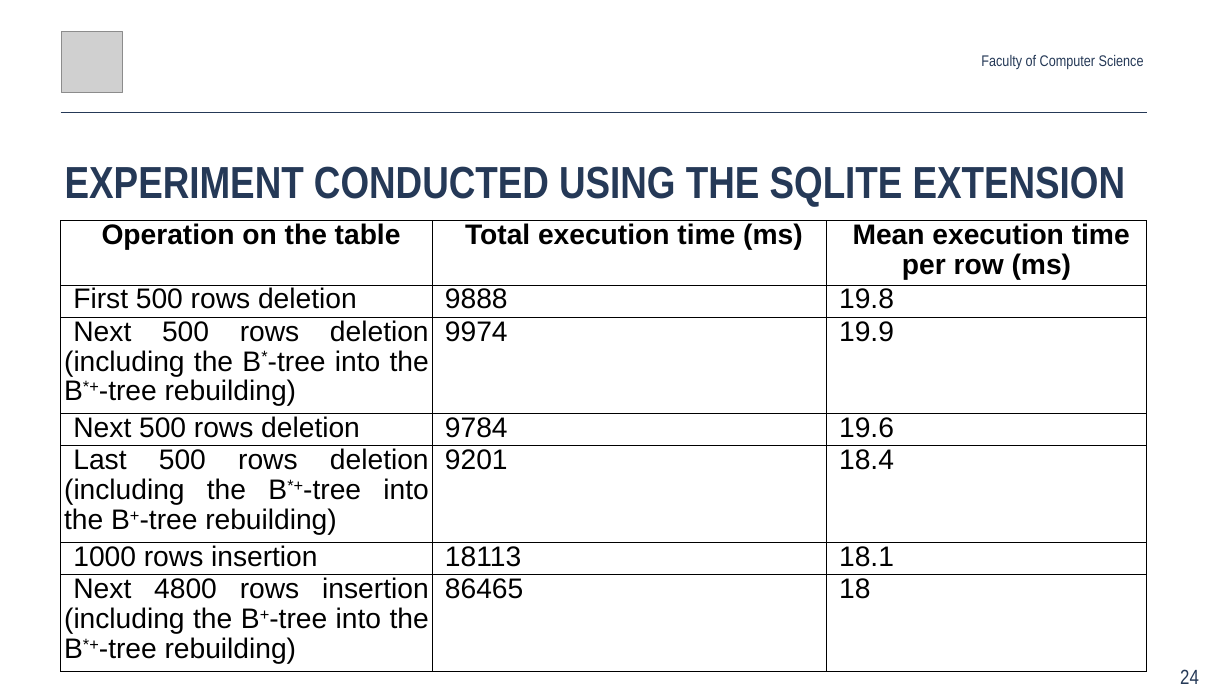
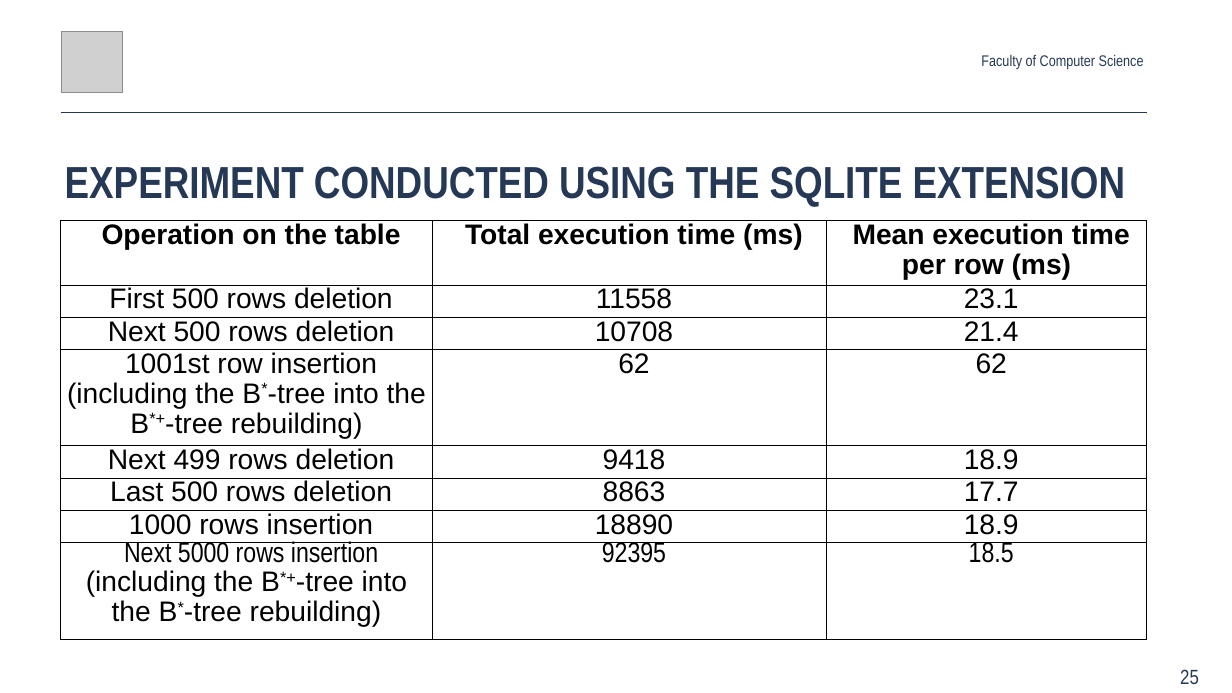
Before and after one commit to Glost/btrees_2019, a slide deck: slide 25 of root/docs/slides/Anton_Rigin_SYRCoSE_2019.pptx (slide 24 before the commit). Drawn at 1232x693 pixels with LibreOffice and Linux fonts; fonts in the diff are those of the drawing; grey boxes stand for pictures. Boxes give left, top, right and bottom in pixels: in the first picture for what was removed or moved away, otherwise in the second. Text is boxed around its words. In the diff, an @@ line names an element or a change of style, - is before the commit and + after.

```diff
--- a/root/docs/slides/Anton_Rigin_SYRCoSE_2019.pptx
+++ b/root/docs/slides/Anton_Rigin_SYRCoSE_2019.pptx
@@ table at (x1=61, y1=220, x2=1146, y2=631) @@
-row 2: First 500 rows deletion | 9888 | 19.8
-row 3: Next 500 rows deletion (including the B*-tree into the B*+-tree rebuilding) | 9974 | 19.9
-row 4: Next 500 rows deletion | 9784 | 19.6
-row 5: Last 500 rows deletion (including the B*+-tree into the B+-tree rebuilding) | 9201 | 18.4
-row 6: 1000 rows insertion | 18113 | 18.1
-row 7: Next 4800 rows insertion (including the B+-tree into the B*+-tree rebuilding) | 86465 | 18
+row 2: First 500 rows deletion | 11558 | 23.1
+row 3: Next 500 rows deletion | 10708 | 21.4
+row 4: 1001st row insertion (including the B*-tree into the B*+-tree rebuilding) | 62 | 62
+row 5: Next 499 rows deletion | 9418 | 18.9
+row 6: Last 500 rows deletion | 8863 | 17.7
+row 7: 1000 rows insertion | 18890 | 18.9
+row 8: Next 5000 rows insertion (including the B*+-tree into the B*-tree rebuilding) | 92395 | 18.5
@@ page number at (x1=1180, y1=669, x2=1199, y2=684): text changed @@
-24
+25
```
Also in this commit, not shown: 8 other slides changed, 1 slide added, 1 other file.
